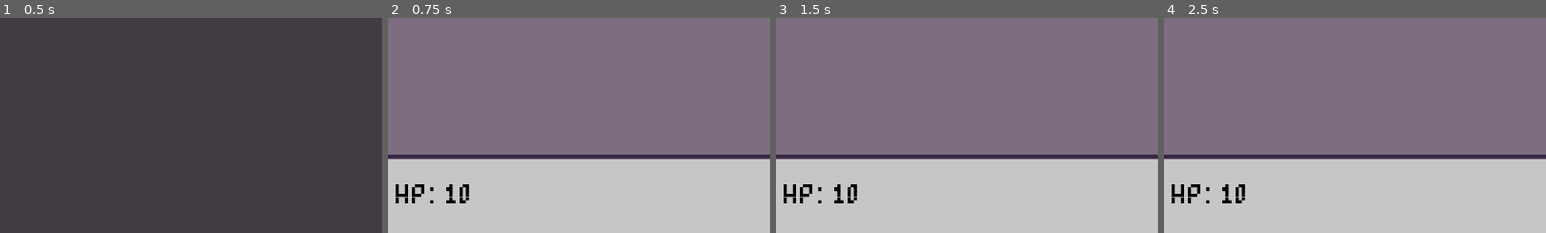
Above: before the commit, frames 1-4 (left to right).
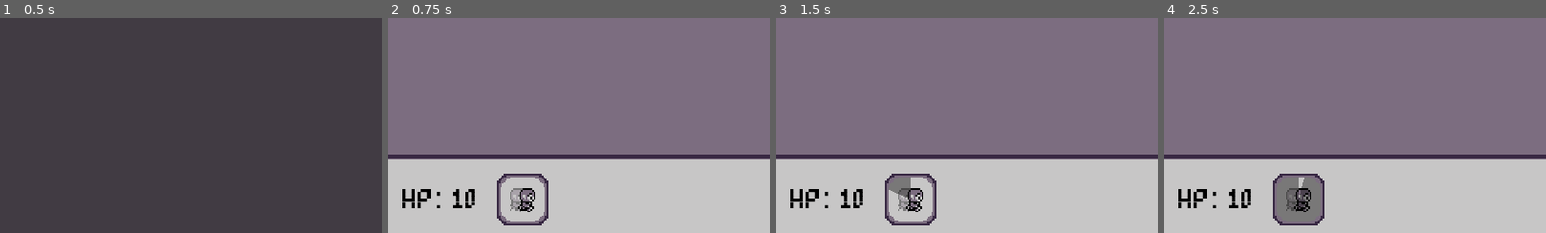
Above: after the commit, the same moments.

Repository: SantiagoBoscan07/Project-Cypher
Game: Godot game, scene res://Scenes/Menu/menu.tscn
Two runs of this game, one before a commit and one after it. Both use one fixed random seed, a clock stepped at 60 frames per second and the inputs below.
Inputs (mouse positions are % of the whole screen's width and height, from its top left):
- Up to frame 1 (0.5 s): no input
- Up to frame 2 (0.75 s): click "Play Game" at 0.5 s
- Up to frame 3 (1.5 s): tap Enter at 1.25 s; move the mouse to (72, 45) at 1.27 s; hold Right (moveRight) from 1.28 s (still down); hold Shift (dash) from 1.28 s (still down); click (72, 45) at 1.42 s
- Up to frame 4 (2.5 s): move the mouse to (30, 55) at 2.02 s; release Right (moveRight) at 2.03 s; release Shift (dash) at 2.03 s; hold Down (moveDown) from 2.03 s (still down); tap Shift (dash) at 2.1 s
The pictures show only the part of the screen within x 2-52%, y 44-94%; the shares and areas given below are measured in that part.

Frame 1 is identical in both runs. In frame 2, 2.6% of the frame differs, in the area x 2-42%, y 72-97%; in frame 3, 2.9%; in frame 4, 4.2%.

Commit message:
dash panel

Diff:
--- /dev/null
+++ b/project-cypher/Scenes/Menu/dashPanel.tscn
@@ -0,0 +1,38 @@
+[gd_scene load_steps=5 format=3 uid="uid://cv48c5g84owhq"]
+
+[ext_resource type="Script" path="res://Scripts/Menu/dashPanel.gd" id="1_56r3e"]
+[ext_resource type="Texture2D" uid="uid://3uf8d3vw3fp8" path="res://Sprites/UI/ui-panel.png" id="2_bblpn"]
+[ext_resource type="Texture2D" uid="uid://bbac0k34jggkv" path="res://Sprites/UI/dashlogo.png" id="3_08y71"]
+[ext_resource type="Texture2D" uid="uid://dnk7a8qef2t1m" path="res://Sprites/UI/ui-panel2.png" id="4_x7xe3"]
+
+[node name="DashPanel" type="Control" node_paths=PackedStringArray("progressBar", "cooldownTimer", "fillingTimer")]
+layout_mode = 3
+anchors_preset = 0
+script = ExtResource("1_56r3e")
+progressBar = NodePath("TextureProgressBar")
+cooldownTimer = NodePath("CooldownTime")
+fillingTimer = NodePath("FillingTime")
+
+[node name="TextureProgressBar" type="TextureProgressBar" parent="."]
+z_index = 1
+layout_mode = 0
+offset_right = 40.0
+offset_bottom = 40.0
+step = 0.0
+value = 100.0
+fill_mode = 5
+texture_progress = ExtResource("4_x7xe3")
+tint_progress = Color(0, 0, 0, 0.392157)
+
+[node name="Panel" type="Sprite2D" parent="."]
+texture = ExtResource("2_bblpn")
+centered = false
+
+[node name="Logo" type="Sprite2D" parent="Panel"]
+position = Vector2(8, 8)
+texture = ExtResource("3_08y71")
+centered = false
+
+[node name="CooldownTime" type="Timer" parent="."]
+
+[node name="FillingTime" type="Timer" parent="."]
--- a/project-cypher/Scenes/Player/player.tscn
+++ b/project-cypher/Scenes/Player/player.tscn
@@ -360,7 +360,7 @@
 one_shot = true
 
 [node name="DashCooldown" type="Timer" parent="Timer"]
-wait_time = 3.0
+wait_time = 5.0
 one_shot = true
 
 [node name="DashDuration" type="Timer" parent="Timer"]
--- a/project-cypher/Scenes/Test/test.tscn
+++ b/project-cypher/Scenes/Test/test.tscn
@@ -8,6 +8,7 @@
 [ext_resource type="Script" path="res://Scripts/Menu/HealthLabel.gd" id="6_kkikm"]
 [ext_resource type="FontFile" uid="uid://b5w4bpcpnvqoj" path="res://Misc/LowGothic_8x10_Regular.ttf" id="6_r5akh"]
 [ext_resource type="Texture2D" uid="uid://b41ppccw6ere3" path="res://Sprites/UI/In-Game UI.png" id="8_geoi4"]
+[ext_resource type="PackedScene" uid="uid://cv48c5g84owhq" path="res://Scenes/Menu/dashPanel.tscn" id="9_0jqbi"]
 
 [node name="Test" type="Node2D"]
 
@@ -72,29 +73,32 @@
 offset_right = 40.0
 offset_bottom = 40.0
 
-[node name="Canvas2" type="Control" parent="UI"]
+[node name="Canvas" type="Control" parent="UI"]
 anchors_preset = 0
 offset_right = 40.0
 offset_bottom = 40.0
 
-[node name="Canvas" type="Sprite2D" parent="UI/Canvas2"]
+[node name="Canvas" type="Sprite2D" parent="UI/Canvas"]
 position = Vector2(240, 238)
 texture = ExtResource("8_geoi4")
 
-[node name="HealthLabel" type="Label" parent="UI/Canvas2"]
+[node name="HealthLabel" type="Label" parent="UI/Canvas"]
 layout_mode = 0
-offset_left = 16.0
-offset_top = 224.0
-offset_right = 56.0
-offset_bottom = 247.0
+offset_left = 20.1669
+offset_top = 227.373
+offset_right = 68.1669
+offset_bottom = 250.373
 theme_override_colors/font_color = Color(0, 0, 0, 1)
 theme_override_fonts/font = ExtResource("6_r5akh")
 theme_override_font_sizes/font_size = 16
-text = "HP"
+text = "HP: 10"
 script = ExtResource("6_kkikm")
 
-[node name="Marker2D" type="Marker2D" parent="."]
-position = Vector2(480, 173.823)
+[node name="DashPanel" parent="UI/Canvas" instance=ExtResource("9_0jqbi")]
+offset_left = 80.0
+offset_top = 218.246
+offset_right = 80.0
+offset_bottom = 218.246
 
 [connection signal="pressed" from="Power-Ups Test/Barrier" to="Power-Ups Test" method="_on_barrier_pressed"]
 [connection signal="pressed" from="Power-Ups Test/Clone" to="Power-Ups Test" method="_on_clone_pressed"]
--- a/project-cypher/Scripts/Globals/Signals.gd
+++ b/project-cypher/Scripts/Globals/Signals.gd
@@ -9,5 +9,9 @@
 signal activateBarrier
 # Signal used to start the clones
 signal activateClone
-
+# Signal used to start enemy storm
 signal enemyStorm
+# Signal used to keep progress of dash bar
+signal dashProgress(time: float)
+# Signal used to update progress of dash bar
+signal dashCooldownProgress(time: float)
--- /dev/null
+++ b/project-cypher/Scripts/Menu/dashPanel.gd
@@ -0,0 +1,34 @@
+extends Control
+
+@onready var player = get_tree().get_first_node_in_group("Player")
+@export var progressBar: TextureProgressBar
+@export var cooldownTimer: Timer
+@export var fillingTimer: Timer
+var fillTime = 0
+var isCoolingDown: bool
+var isFilling: bool
+var cooldownProgress = 0
+var fillProgress = 0
+
+func _ready():
+	progressBar.value = 0
+	Signals.dashProgress.connect(valueUpdate)
+	Signals.dashCooldownProgress.connect(cooldownUpdate)
+
+func _process(delta):
+	if isCoolingDown:
+		progressBar.value -= delta
+	elif isFilling:
+		progressBar.value += delta
+
+func cooldownUpdate(time):
+	progressBar.max_value = time
+	progressBar.value = progressBar.max_value
+	isCoolingDown = true
+	isFilling = false
+
+func valueUpdate(time):
+	progressBar.max_value = time
+	progressBar.value = 0
+	isFilling = true
+	isCoolingDown = false
--- a/project-cypher/Scripts/Player/Dash.gd
+++ b/project-cypher/Scripts/Player/Dash.gd
@@ -1,5 +1,5 @@
 extends Node2D
-
+class_name Dash
 @export var player: CharacterBody2D
 @export var hurtbox: Hurtbox
 @export var dashDuration: Timer
@@ -28,6 +28,7 @@
 	boostSpeed = player.playerSpeed * 2
 	player.playerSpeed = boostSpeed
 	canDash = false
+	Signals.emit_signal("dashProgress", dashDuration.wait_time)
 
 
 # Checks if the player is moving or not while the boost is active
@@ -44,6 +45,7 @@
 		dashClones.emitting = false
 		sprite.modulate.a = 1
 	player.playerSpeed = normalSpeed
+	Signals.emit_signal("dashCooldownProgress", dashCooldown.wait_time)
 	dashCooldown.start()
 
 # Once the cooldown ends, the dash is active again
--- a/project-cypher/project.godot
+++ b/project-cypher/project.godot
@@ -25,7 +25,6 @@
 
 window/size/viewport_width=480
 window/size/viewport_height=270
-window/size/mode=3
 window/size/window_width_override=1920
 window/size/window_height_override=1080
 window/stretch/mode="canvas_items"
Not shown: 1 places in project-cypher/Scenes/Test/test.tscn that only renumber resources
Binary file added: project-cypher/Sprites/UI/dashlogo.png
Not shown, added: project-cypher/Sprites/UI/dashlogo.png.import
Binary file added: project-cypher/Sprites/UI/ui-panel.png
Not shown, added: project-cypher/Sprites/UI/ui-panel.png.import
Binary file added: project-cypher/Sprites/UI/ui-panel2.png
Not shown, added: project-cypher/Sprites/UI/ui-panel2.png.import
